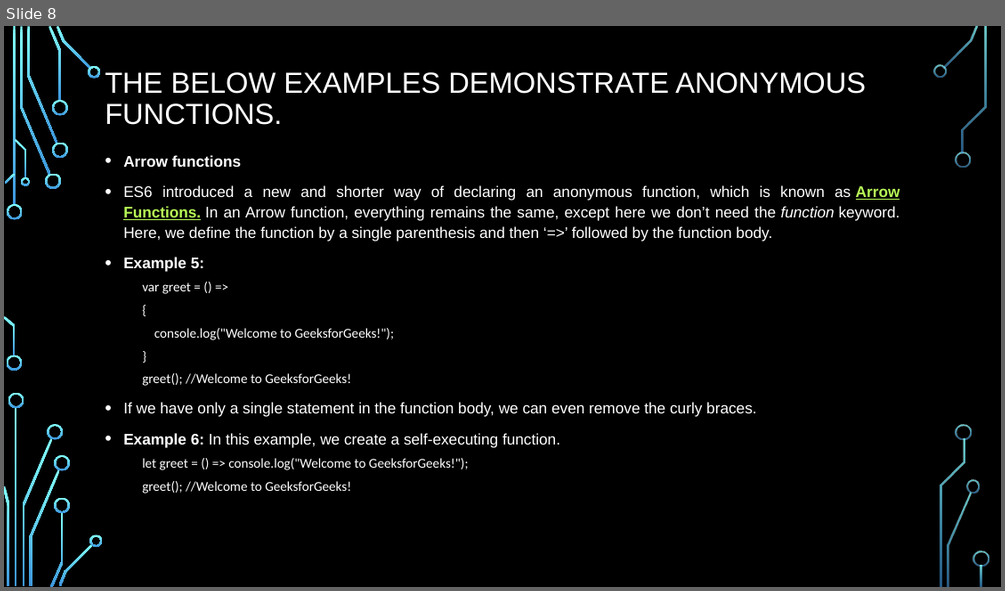
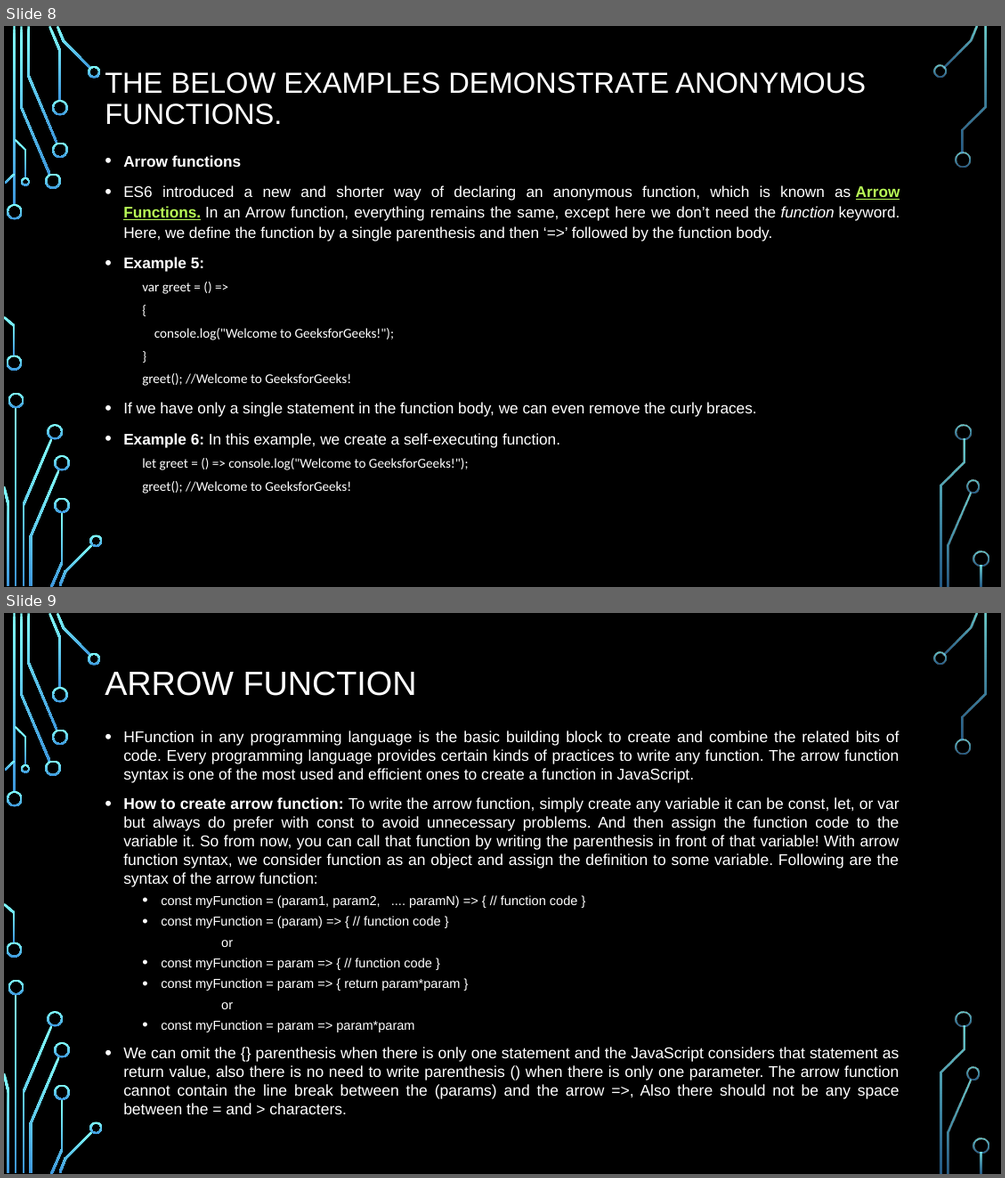
Before and after one commit to PramodJana/JavaScript, a slide deck: GFG JS Course Curriculam/Articles/003 Funtional Programming.pptx. Shown one above the other, each under a label of ours: slide 8 before the commit, slides 8 and 9 after it. The pictures are 1005x591 and 1005x1178 pixels, drawn with LibreOffice and Linux fonts; fonts in the diff are those of the drawing; background and template pictures are left out. Boxes give left, top, right and bottom in pixels: in the first picture for what was removed or moved away, otherwise in the second. Text is boxed around its words. In the diff, an @@ line names an element or a change of style, - is before the commit and + after.

```diff
--- a/GFG JS Course Curriculam/Articles/003 Funtional Programming.pptx
+++ b/GFG JS Course Curriculam/Articles/003 Funtional Programming.pptx
@@ slide 9 added at bbox=[4, 613, 1001, 1174], background picture (left out); not listed: 36 template elements that a slide beside it also shows @@
@@ title added at bbox=[105, 671, 417, 696], 32.4 pt, text #FFFFFF @@
+ARROW FUNCTION
@@ text added at bbox=[123, 730, 899, 1114], 15 pt, text #FFFFFF @@
+• HFunction in any programming language is the basic building block to create and combine the related bits of code. Every programming language provides certain kinds of practices to write any function. The arrow function syntax is one of the most used and efficient ones to create a function in JavaScript.
+• How to create arrow function: To write the arrow function, simply create any variable it can be const, let, or var but always do prefer with const to avoid unnecessary problems. And then assign the function code to the variable it. So from now, you can call that function by writing the parenthesis in front of that variable! With arrow function syntax, we consider function as an object and assign the definition to some variable. Following are the syntax of the arrow function:
+  • const myFunction = (param1, param2, .... paramN) => { // function code }
+  • const myFunction = (param) => { // function code }
+  or
+  • const myFunction = param => { // function code }
+  • const myFunction = param => { return param*param }
+  or
+  • const myFunction = param => param*param
+• We can omit the {} parenthesis when there is only one statement and the JavaScript considers that statement as return value, also there is no need to write parenthesis () when there is only one parameter. The arrow function cannot contain the line break between the (params) and the arrow =>, Also there should not be any space between the = and > characters.
```
Also in this commit, not shown: 7 other slides added, 8 slides removed.
